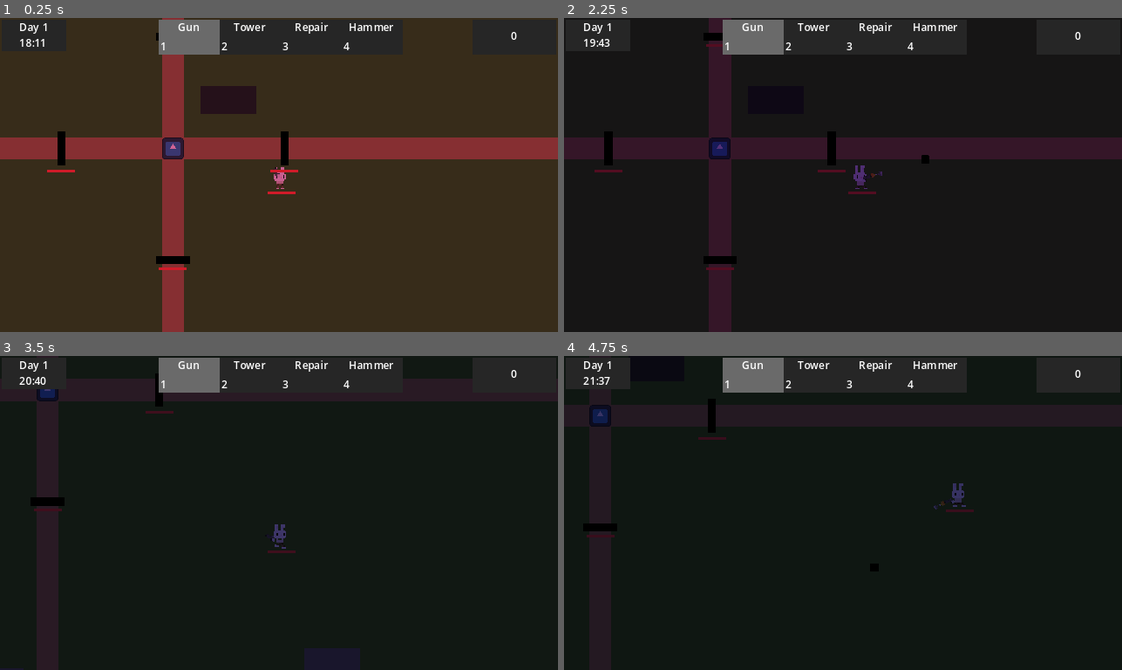
Above: before the commit, frames 1-4 (two rows, left to right).
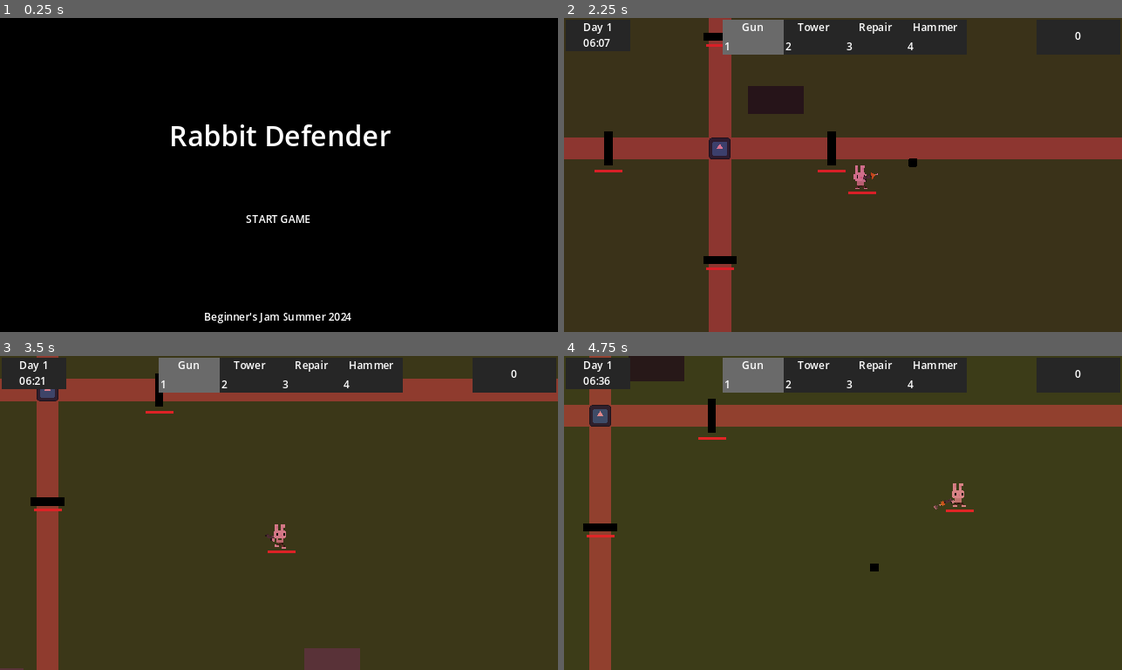
Above: after the commit, the same moments.

Repository: hschuelter/beginners-jam-summer-2024
Game: Godot game, scene res://scenes/main_menu.tscn
Same seed, same stepped clock (60 frames per second), same inputs: the game is played once before the commit and once after it. Before the commit the project starts from res://scenes/world.tscn. The engine's default icon, where the game draws it, is replaced by a stand-in: a white triangle on a blue panel in a dark square.
Inputs (mouse positions are in pixels of both pictures, inside the frame that each line leads up to):
- Up to frame 1 (0.25 s): no input
- Up to frame 2 (2.25 s): click (843, 218) at 0.5 s, where only the run after the commit has a clickable "START GAME"; click (843, 218) at 1.25 s, where only the run after the commit has a clickable "START GAME"; tap Enter (ui_accept) at 2 s; move the mouse to (965, 159) at 2.02 s; press the mouse at (965, 159) at 2.03 s; hold Right (ui_right) from 2.03 s (still down)
- Up to frame 3 (3.5 s): tap Enter (ui_accept) at 2.27, 3.02 s; move the mouse to (167, 528) at 2.77 s; release Right (ui_right) at 2.78 s; release the mouse at (167, 528) at 2.78 s; hold Down (ui_down) from 2.78 s (still down); click (167, 528) at 2.85 s
- Up to frame 4 (4.75 s): move the mouse to (898, 443) at 3.52 s; release Down (ui_down) at 3.53 s; press the mouse at (898, 443) at 3.53 s; hold Right (ui_right) 3.53-4.28 s; tap Mouse wheel down (mouse_scroll_down) at 3.6 s; move the mouse to (815, 575) at 4.27 s; release the mouse at (815, 575) at 4.28 s; hold Up (ui_up) from 4.28 s (still down); tap Mouse wheel up (mouse_scroll_up) at 4.35 s; tap Enter (ui_accept) at 4.52 s; click (815, 575) at 4.55 s

The runs differ from the first frame. In frame 1, 100% of the frame differs, in the area x 0-100%, y 0-100%; in frame 2, 91%; in frame 3, 92%; in frame 4, 92%.

Commit message:
almost ready

Diff:
--- a/project.godot
+++ b/project.godot
@@ -11,7 +11,7 @@
 [application]
 
 config/name="beginners-jam-summer-2024"
-run/main_scene="res://scenes/world.tscn"
+run/main_scene="res://scenes/main_menu.tscn"
 config/features=PackedStringArray("4.2", "GL Compatibility")
 config/icon="res://icon.svg"
 
--- a/scenes/main_menu.tscn
+++ b/scenes/main_menu.tscn
@@ -1,7 +1,8 @@
-[gd_scene load_steps=7 format=3 uid="uid://yurb8hkbfrqx"]
+[gd_scene load_steps=8 format=3 uid="uid://yurb8hkbfrqx"]
 
 [ext_resource type="LabelSettings" uid="uid://cmklqdckfbc4w" path="res://ui/fonts/default_label.tres" id="1_jhv8j"]
 [ext_resource type="Script" path="res://scripts/main_menu.gd" id="1_khvsa"]
+[ext_resource type="Theme" uid="uid://bvd320abptk56" path="res://ui/theme/main_menu.tres" id="2_bwcyu"]
 [ext_resource type="AudioStream" uid="uid://d08c477wla5kk" path="res://assets/music/MúsicaMenu.wav" id="3_uddyu"]
 
 [sub_resource type="Animation" id="Animation_o7bel"]
@@ -83,6 +84,14 @@
 
 [node name="CanvasLayer" type="CanvasLayer" parent="."]
 
+[node name="ColorRect" type="ColorRect" parent="CanvasLayer"]
+anchors_preset = 15
+anchor_right = 1.0
+anchor_bottom = 1.0
+grow_horizontal = 2
+grow_vertical = 2
+color = Color(0, 0, 0, 1)
+
 [node name="Label" type="Label" parent="CanvasLayer"]
 anchors_preset = 8
 anchor_left = 0.5
@@ -90,13 +99,27 @@
 anchor_right = 0.5
 anchor_bottom = 0.5
 offset_left = -48.5
-offset_top = -11.5
+offset_top = -34.5
 offset_right = 48.5
-offset_bottom = 11.5
+offset_bottom = -11.5
 grow_horizontal = 2
 grow_vertical = 2
 size_flags_vertical = 1
-text = "GAME NAME"
+text = "Rabbit Defender"
+horizontal_alignment = 1
+
+[node name="Game jam" type="Label" parent="CanvasLayer"]
+anchors_preset = 12
+anchor_top = 1.0
+anchor_right = 1.0
+anchor_bottom = 1.0
+offset_top = -17.0
+grow_horizontal = 2
+grow_vertical = 0
+text = "Beginner's Jam Summer 2024"
+label_settings = ExtResource("1_jhv8j")
+horizontal_alignment = 1
+vertical_alignment = 1
 
 [node name="StartGameButton" type="Button" parent="CanvasLayer"]
 anchors_preset = 8
@@ -105,11 +128,12 @@
 anchor_right = 0.5
 anchor_bottom = 0.5
 offset_left = -28.0
-offset_top = 32.0
+offset_top = 16.0
 offset_right = 28.0
-offset_bottom = 52.0
+offset_bottom = 36.0
 grow_horizontal = 2
 grow_vertical = 2
+theme = ExtResource("2_bwcyu")
 
 [node name="Label" type="Label" parent="CanvasLayer/StartGameButton"]
 layout_mode = 1
@@ -118,6 +142,7 @@
 anchor_bottom = 1.0
 grow_horizontal = 2
 grow_vertical = 2
+theme = ExtResource("2_bwcyu")
 text = "START GAME
 "
 label_settings = ExtResource("1_jhv8j")
--- a/scenes/tools/hammer_tool.tscn
+++ b/scenes/tools/hammer_tool.tscn
@@ -65,3 +65,6 @@
 frame = 4
 frame_progress = 1.0
 offset = Vector2(10.34, -2)
+
+[node name="ActionTimer" parent="." index="1"]
+one_shot = true
--- a/scenes/tools/repair_tool.tscn
+++ b/scenes/tools/repair_tool.tscn
@@ -101,3 +101,6 @@
 frame = 9
 frame_progress = 1.0
 offset = Vector2(10.34, -3.1)
+
+[node name="ActionTimer" parent="." index="1"]
+one_shot = true
--- a/scenes/towers/tower.tscn
+++ b/scenes/towers/tower.tscn
@@ -1,11 +1,58 @@
-[gd_scene load_steps=5 format=3 uid="uid://dgjqgejarymyf"]
+[gd_scene load_steps=12 format=3 uid="uid://dgjqgejarymyf"]
 
 [ext_resource type="Script" path="res://scripts/towers/tower.gd" id="1_2s5pq"]
 [ext_resource type="Texture2D" uid="uid://dwfjyibh20ggu" path="res://assets/art/circle.png" id="2_70rmy"]
-[ext_resource type="Texture2D" uid="uid://dkddkwwjwo7y4" path="res://icon.svg" id="2_3740t"]
+[ext_resource type="Texture2D" uid="uid://brywjm8gh35me" path="res://assets/art/turrets/basic/normal_base.png" id="3_3xru3"]
+[ext_resource type="Texture2D" uid="uid://dpgwt7lenl8lw" path="res://assets/art/turrets/basic/normal-sheet.png" id="4_o731c"]
 
 [sub_resource type="CircleShape2D" id="CircleShape2D_pwxuf"]
 radius = 40.0
+
+[sub_resource type="AtlasTexture" id="AtlasTexture_yboyn"]
+atlas = ExtResource("4_o731c")
+region = Rect2(0, 0, 32, 32)
+
+[sub_resource type="AtlasTexture" id="AtlasTexture_133tg"]
+atlas = ExtResource("4_o731c")
+region = Rect2(32, 0, 32, 32)
+
+[sub_resource type="AtlasTexture" id="AtlasTexture_sa0vg"]
+atlas = ExtResource("4_o731c")
+region = Rect2(64, 0, 32, 32)
+
+[sub_resource type="AtlasTexture" id="AtlasTexture_xhjwa"]
+atlas = ExtResource("4_o731c")
+region = Rect2(96, 0, 32, 32)
+
+[sub_resource type="AtlasTexture" id="AtlasTexture_lqfo7"]
+atlas = ExtResource("4_o731c")
+region = Rect2(128, 0, 32, 32)
+
+[sub_resource type="SpriteFrames" id="SpriteFrames_aem4s"]
+animations = [{
+"frames": [{
+"duration": 1.0,
+"texture": SubResource("AtlasTexture_yboyn")
+}, {
+"duration": 1.0,
+"texture": SubResource("AtlasTexture_133tg")
+}, {
+"duration": 1.0,
+"texture": SubResource("AtlasTexture_sa0vg")
+}, {
+"duration": 1.0,
+"texture": SubResource("AtlasTexture_xhjwa")
+}, {
+"duration": 1.0,
+"texture": SubResource("AtlasTexture_lqfo7")
+}, {
+"duration": 1.0,
+"texture": SubResource("AtlasTexture_yboyn")
+}],
+"loop": false,
+"name": &"shoot",
+"speed": 8.0
+}]
 
 [node name="Tower" type="Node2D"]
 script = ExtResource("1_2s5pq")
@@ -22,16 +69,26 @@
 texture = ExtResource("2_70rmy")
 
 [node name="ColorRect" type="ColorRect" parent="."]
+visible = false
 offset_left = -16.0
 offset_top = -16.0
 offset_right = 16.0
 offset_bottom = 16.0
 color = Color(0.605255, 0.126051, 0.15991, 1)
 
-[node name="Sprite2D" type="Sprite2D" parent="."]
-visible = false
-scale = Vector2(0.171875, 0.171875)
-texture = ExtResource("2_3740t")
+[node name="BaseSprite" type="Sprite2D" parent="."]
+position = Vector2(-6, 0)
+texture = ExtResource("3_3xru3")
+
+[node name="TurretSprite" type="AnimatedSprite2D" parent="."]
+sprite_frames = SubResource("SpriteFrames_aem4s")
+animation = &"shoot"
+frame = 5
+frame_progress = 1.0
+offset = Vector2(-6, 0)
+
+[node name="Marker2D" type="Marker2D" parent="TurretSprite"]
+position = Vector2(-16, 0)
 
 [node name="ShootTimer" type="Timer" parent="."]
 
--- a/scenes/towers/tower_slow.tscn
+++ b/scenes/towers/tower_slow.tscn
@@ -8,5 +8,5 @@
 tower_damage = 2.0
 tower_range = 40.0
 
-[node name="ColorRect" parent="." index="0"]
+[node name="ColorRect" parent="." index="1"]
 color = Color(0.645213, 0.762612, 1, 1)
--- a/scenes/towers/tower_sniper.tscn
+++ b/scenes/towers/tower_sniper.tscn
@@ -1,7 +1,54 @@
-[gd_scene load_steps=3 format=3 uid="uid://cmmqtd74a07yb"]
+[gd_scene load_steps=10 format=3 uid="uid://cmmqtd74a07yb"]
 
 [ext_resource type="PackedScene" uid="uid://dgjqgejarymyf" path="res://scenes/towers/tower.tscn" id="1_8pmw2"]
 [ext_resource type="Script" path="res://scripts/towers/tower_sniper.gd" id="2_nsk41"]
+[ext_resource type="Texture2D" uid="uid://b4mvpcgfgbuok" path="res://assets/art/turrets/sniper/sniper-sheet.png" id="3_gqbfd"]
+
+[sub_resource type="AtlasTexture" id="AtlasTexture_rsa0o"]
+atlas = ExtResource("3_gqbfd")
+region = Rect2(0, 0, 64, 64)
+
+[sub_resource type="AtlasTexture" id="AtlasTexture_hjoft"]
+atlas = ExtResource("3_gqbfd")
+region = Rect2(64, 0, 64, 64)
+
+[sub_resource type="AtlasTexture" id="AtlasTexture_8ppsn"]
+atlas = ExtResource("3_gqbfd")
+region = Rect2(128, 0, 64, 64)
+
+[sub_resource type="AtlasTexture" id="AtlasTexture_h5phm"]
+atlas = ExtResource("3_gqbfd")
+region = Rect2(192, 0, 64, 64)
+
+[sub_resource type="AtlasTexture" id="AtlasTexture_kjkeo"]
+atlas = ExtResource("3_gqbfd")
+region = Rect2(256, 0, 64, 64)
+
+[sub_resource type="SpriteFrames" id="SpriteFrames_qcpdu"]
+animations = [{
+"frames": [{
+"duration": 1.0,
+"texture": SubResource("AtlasTexture_rsa0o")
+}, {
+"duration": 1.0,
+"texture": SubResource("AtlasTexture_hjoft")
+}, {
+"duration": 1.0,
+"texture": SubResource("AtlasTexture_8ppsn")
+}, {
+"duration": 1.0,
+"texture": SubResource("AtlasTexture_h5phm")
+}, {
+"duration": 1.0,
+"texture": SubResource("AtlasTexture_kjkeo")
+}, {
+"duration": 1.0,
+"texture": SubResource("AtlasTexture_rsa0o")
+}],
+"loop": false,
+"name": &"shoot",
+"speed": 8.0
+}]
 
 [node name="TowerSniper" groups=["sniper_tower"] instance=ExtResource("1_8pmw2")]
 script = ExtResource("2_nsk41")
@@ -9,5 +56,13 @@
 tower_range = 160.0
 tower_cooldown = 2.0
 
-[node name="ColorRect" parent="." index="0"]
+[node name="ColorRect" parent="." index="1"]
 color = Color(0.023221, 0.429784, 0.0448467, 1)
+
+[node name="TurretSprite" parent="." index="3"]
+sprite_frames = SubResource("SpriteFrames_qcpdu")
+frame = 0
+frame_progress = 0.0
+
+[node name="Marker2D" parent="TurretSprite" index="0"]
+position = Vector2(-22, 0)
--- a/scenes/world.tscn
+++ b/scenes/world.tscn
@@ -10,6 +10,7 @@
 [ext_resource type="LabelSettings" uid="uid://cmklqdckfbc4w" path="res://ui/fonts/default_label.tres" id="3_7ewr0"]
 [ext_resource type="PackedScene" uid="uid://bt3i30irs2f48" path="res://scenes/enemies/wave_spawner.tscn" id="3_dev7s"]
 [ext_resource type="Texture2D" uid="uid://dkddkwwjwo7y4" path="res://icon.svg" id="4_gdlpp"]
+[ext_resource type="Theme" uid="uid://bvd320abptk56" path="res://ui/theme/main_menu.tres" id="8_nmefs"]
 [ext_resource type="LabelSettings" uid="uid://bn8xodfb2212o" path="res://ui/fonts/title_label.tres" id="8_onjp3"]
 [ext_resource type="PackedScene" uid="uid://ct7lobuut4rkp" path="res://scenes/components/camera_limits_component.tscn" id="8_rqqjx"]
 [ext_resource type="PackedScene" uid="uid://b4uy65mo66euk" path="res://scenes/buildings/wall.tscn" id="10_07xt7"]
@@ -361,6 +362,7 @@
 layout_mode = 2
 focus_mode = 1
 mouse_default_cursor_shape = 2
+theme = ExtResource("8_nmefs")
 
 [node name="BasicLabel" type="Label" parent="CanvasLayer/TowerSelectUI/VBoxContainer/BasicButton"]
 layout_mode = 1
@@ -380,6 +382,7 @@
 layout_mode = 2
 focus_mode = 1
 mouse_default_cursor_shape = 2
+theme = ExtResource("8_nmefs")
 
 [node name="SlowLabel" type="Label" parent="CanvasLayer/TowerSelectUI/VBoxContainer/SlowButton"]
 layout_mode = 1
@@ -399,6 +402,7 @@
 layout_mode = 2
 focus_mode = 1
 mouse_default_cursor_shape = 2
+theme = ExtResource("8_nmefs")
 
 [node name="SniperLabel" type="Label" parent="CanvasLayer/TowerSelectUI/VBoxContainer/SniperButton"]
 layout_mode = 1
@@ -487,6 +491,7 @@
 focus_mode = 1
 mouse_filter = 1
 mouse_default_cursor_shape = 2
+theme = ExtResource("8_nmefs")
 
 [node name="Label" type="Label" parent="CanvasLayer/UpgradeUI/VBoxContainer/BasicUpgrade"]
 layout_mode = 1
@@ -505,7 +510,7 @@
 offset_left = 50.0
 offset_right = 100.0
 offset_bottom = 16.0
-text = "Cost: 20 "
+text = "Cost: 50"
 label_settings = ExtResource("3_7ewr0")
 horizontal_alignment = 2
 vertical_alignment = 1
@@ -516,6 +521,7 @@
 focus_mode = 1
 mouse_filter = 1
 mouse_default_cursor_shape = 2
+theme = ExtResource("8_nmefs")
 
 [node name="Label" type="Label" parent="CanvasLayer/UpgradeUI/VBoxContainer/SlowUpgrade"]
 layout_mode = 1
@@ -534,7 +540,7 @@
 offset_left = 50.0
 offset_right = 100.0
 offset_bottom = 16.0
-text = "Cost: 20 "
+text = "Cost: 60"
 label_settings = ExtResource("3_7ewr0")
 horizontal_alignment = 2
 vertical_alignment = 1
@@ -545,6 +551,7 @@
 focus_mode = 1
 mouse_filter = 1
 mouse_default_cursor_shape = 2
+theme = ExtResource("8_nmefs")
 
 [node name="Label" type="Label" parent="CanvasLayer/UpgradeUI/VBoxContainer/SniperUpgrade"]
 layout_mode = 1
@@ -563,7 +570,7 @@
 offset_left = 50.0
 offset_right = 100.0
 offset_bottom = 16.0
-text = "Cost: 20 "
+text = "Cost: 80"
 label_settings = ExtResource("3_7ewr0")
 horizontal_alignment = 2
 vertical_alignment = 1
@@ -699,8 +706,6 @@
 [node name="DayNightCycle" type="CanvasModulate" parent="."]
 script = ExtResource("1_jqcbh")
 gradient = SubResource("GradientTexture1D_yl0w3")
-ingame_speed_rate = 5.0
-initial_hour = 18
 
 [node name="Table" parent="." node_paths=PackedStringArray("player") instance=ExtResource("13_lut6c")]
 position = Vector2(40, -25)
@@ -709,7 +714,6 @@
 
 [node name="Player" parent="." instance=ExtResource("1_yfxmw")]
 position = Vector2(76, 19)
-starting_gears = 1000
 
 [node name="Camera2D" type="Camera2D" parent="Player"]
 zoom = Vector2(0.8, 0.8)
--- a/scripts/day_night_cycle.gd
+++ b/scripts/day_night_cycle.gd
@@ -9,8 +9,8 @@
 signal play_night_music()
 
 @export var gradient: GradientTexture1D
-@export var ingame_speed_rate: float = 1.0
-@export var initial_hour: int = 12
+@export var ingame_speed_rate: float = 20
+@export var initial_hour: int = 6
 
 var time: float = 0
 var past_minute: float = -1.0
--- a/scripts/main_menu.gd
+++ b/scripts/main_menu.gd
@@ -9,7 +9,6 @@
 
 func _ready():
 	Engine.max_fps = 60
-	start_game_button.grab_focus()
 	audio_stream_player_2d.play()
 	transition_screen.visible = false
 
--- a/scripts/singletons/upgrade_manager.gd
+++ b/scripts/singletons/upgrade_manager.gd
@@ -3,6 +3,7 @@
 #region Basic Tower Upgrades
 var basic_upgrade = 5.0
 var basic_price = 10
+var basic_upgrade_price = 50
 var basic_level = 1
 
 var basic_damage: float = 5
@@ -13,6 +14,7 @@
 #region Slow Tower Upgrades
 var slow_upgrade = 1.2
 var slow_price = 20
+var slow_upgrade_price = 60
 var slow_level = 1
 
 var slow_damage: float = 2
@@ -24,6 +26,7 @@
 #region Sniper Tower Upgrades
 var sniper_upgrade = 40
 var sniper_price = 40
+var sniper_upgrade_price = 80
 var sniper_level = 1
 
 var sniper_damage: float = 20
--- a/scripts/tools/hammer_tool.gd
+++ b/scripts/tools/hammer_tool.gd
@@ -4,13 +4,13 @@
 
 func action() -> void:
 	if can_action:
+		can_action = false
 		tool_sprite.play("shoot")
-		can_action = false
 		var target = get_global_mouse_position() - self.global_position
-
 		await get_tree().create_timer(0.4).timeout
 
 		var melee: Melee = Melee.create_melee(damage, 1, "Melee")
+		melee.global_position = self.global_position + (target.normalized() * 20)
 		world.add_child(melee)
-		melee.global_position = self.global_position + (target.normalized() * 20)
+
 		action_timer.start()
--- a/scripts/tools/repair_tool.gd
+++ b/scripts/tools/repair_tool.gd
@@ -17,4 +17,5 @@
 		world.add_child(melee_repair)
 		melee_repair.global_position = self.global_position + (target.normalized() * 20)
 
+		can_action = false
 		action_timer.start()
--- a/scripts/towers/tower.gd
+++ b/scripts/towers/tower.gd
@@ -10,6 +10,7 @@
 @onready var collision_shape_2d = $Range/CollisionShape2D
 @onready var shoot_timer = $ShootTimer
 @onready var range_sprite = $Range/Sprite2D
+@onready var turret_sprite = $TurretSprite
 
 var can_shoot: bool = false
 var enemy_queue: Array[Enemy]
@@ -40,8 +41,12 @@
 	if target == null:
 		target = _get_enemy()
 
-	if target != null and can_shoot:
-		shoot()
+	if target != null:
+		var vector = self.global_position - target.global_position
+		var angle = vector.angle() * 180 / PI
+		turret_sprite.rotation_degrees = angle
+		if can_shoot:
+			shoot()
 
 func _get_enemy() -> Enemy:
 	var enemy: Enemy = null
@@ -63,6 +68,7 @@
 
 func shoot() -> void:
 	var bullet: TowerBullet = TowerBullet.create_bullet(tower_damage, target, "Bullet")
+	turret_sprite.play("shoot")
 	world.add_child(bullet)
 	bullet.global_position = self.global_position
 
--- a/scripts/world.gd
+++ b/scripts/world.gd
@@ -53,18 +53,18 @@
 	player.mouse_on_field = true
 
 func _on_basic_upgrade_pressed():
-	if player.resources_component.can_build(UpgradeManager.basic_price):
-		player.resources_component.spend(UpgradeManager.basic_price)
+	if player.resources_component.can_build(UpgradeManager.basic_upgrade_price):
+		player.resources_component.spend(UpgradeManager.basic_upgrade_price)
 		UpgradeManager.upgrade_basic()
 
 func _on_slow_upgrade_pressed():
-	if player.resources_component.can_build(UpgradeManager.slow_price):
-		player.resources_component.spend(UpgradeManager.slow_price)
+	if player.resources_component.can_build(UpgradeManager.slow_upgrade_price):
+		player.resources_component.spend(UpgradeManager.slow_upgrade_price)
 		UpgradeManager.upgrade_slow()
 
 func _on_sniper_upgrade_pressed():
-	if player.resources_component.can_build(UpgradeManager.sniper_price):
-		player.resources_component.spend(UpgradeManager.sniper_price)
+	if player.resources_component.can_build(UpgradeManager.sniper_upgrade_price):
+		player.resources_component.spend(UpgradeManager.sniper_upgrade_price)
 		UpgradeManager.upgrade_sniper()
 
 func game_over():
--- /dev/null
+++ b/ui/theme/main_menu.tres
@@ -0,0 +1,19 @@
+[gd_resource type="Theme" load_steps=5 format=3 uid="uid://bvd320abptk56"]
+
+[sub_resource type="StyleBoxFlat" id="StyleBoxFlat_tjs41"]
+bg_color = Color(0.758192, 0.758192, 0.758192, 1)
+
+[sub_resource type="StyleBoxFlat" id="StyleBoxFlat_xshwq"]
+bg_color = Color(0.756863, 0.756863, 0.756863, 1)
+
+[sub_resource type="StyleBoxFlat" id="StyleBoxFlat_dsan5"]
+bg_color = Color(0, 0, 0, 1)
+
+[sub_resource type="StyleBoxFlat" id="StyleBoxFlat_c6jih"]
+bg_color = Color(0, 0, 0, 1)
+
+[resource]
+Button/styles/focus = SubResource("StyleBoxFlat_tjs41")
+Button/styles/hover = SubResource("StyleBoxFlat_xshwq")
+Button/styles/normal = SubResource("StyleBoxFlat_dsan5")
+Button/styles/pressed = SubResource("StyleBoxFlat_c6jih")
Binary file added: assets/art/turrets/basic/normal-sheet.png
Not shown, added: assets/art/turrets/basic/normal-sheet.png.import
Binary file added: assets/art/turrets/basic/normal_base.png
Not shown, added: assets/art/turrets/basic/normal_base.png.import
Binary file added: assets/art/turrets/sniper/sniper-sheet.png
Not shown, added: assets/art/turrets/sniper/sniper-sheet.png.import
Binary file added: assets/art/turrets/sniper/sniper_base.png
Not shown, added: assets/art/turrets/sniper/sniper_base.png.import
Not shown, added: export_presets.cfg
Not shown: 1 places in scenes/world.tscn that only renumber resources
